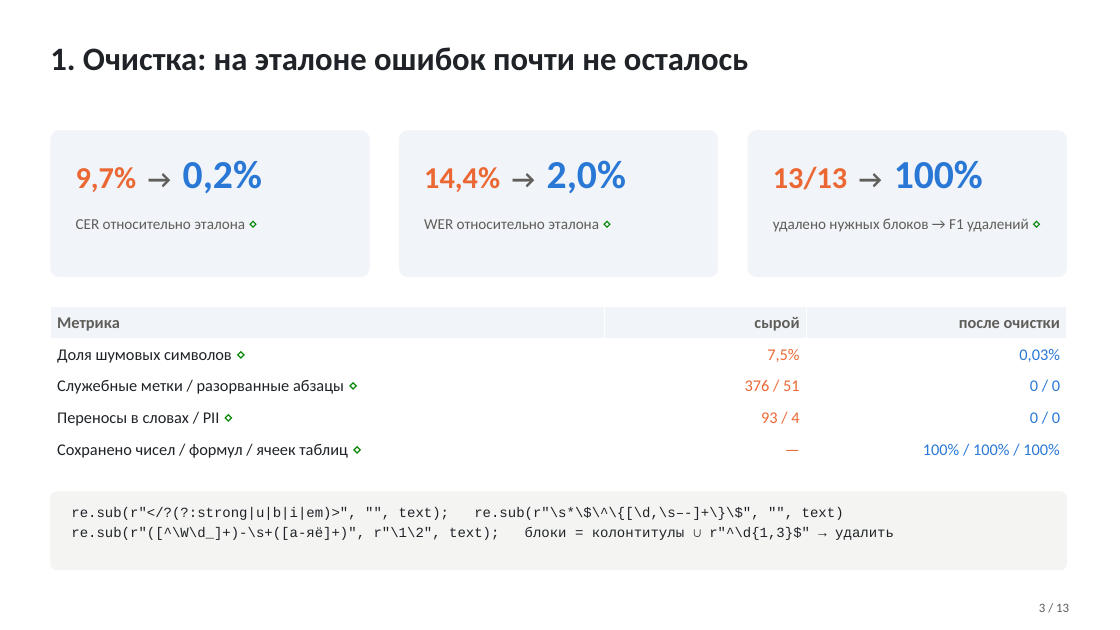
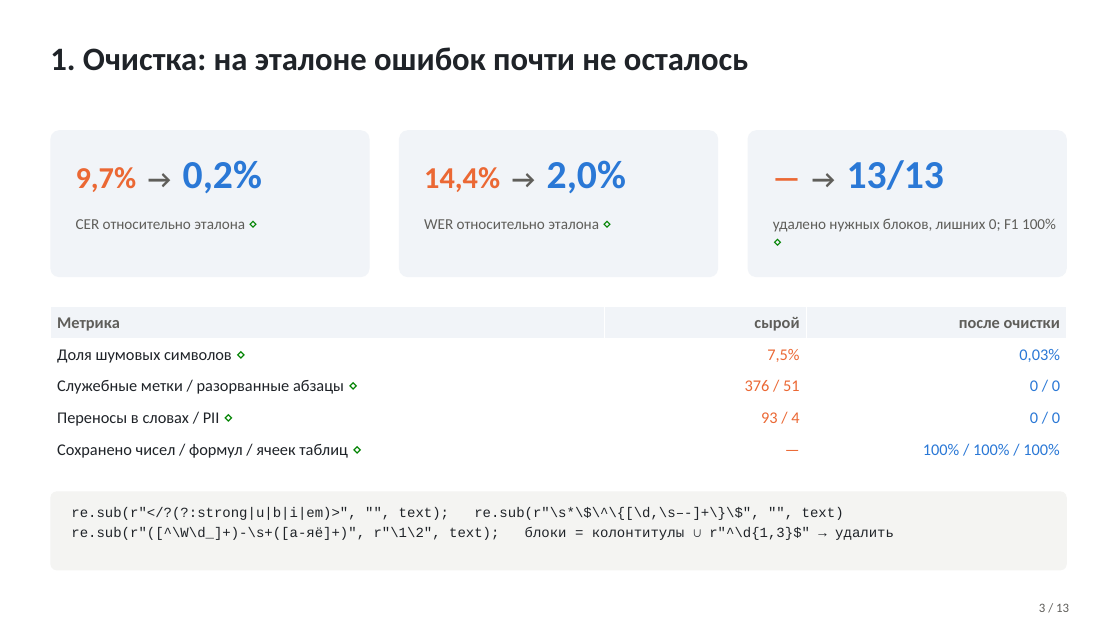
Before and after one commit to TeaDove/mam-26-1, a slide deck: slide 3 of 1-graph/lab-2/results/presentation.pptx. Drawn at 1120x630 pixels with LibreOffice and Linux fonts; fonts in the diff are those of the drawing. Boxes give left, top, right and bottom in pixels: in the first picture for what was removed or moved away, otherwise in the second. Text is boxed around its words. In the diff, an @@ line names an element or a change of style, - is before the commit and + after.

```diff
--- a/1-graph/lab-2/results/presentation.pptx
+++ b/1-graph/lab-2/results/presentation.pptx
@@ text at (x1=847, y1=160, x2=944, y2=190): text changed; size 26 to 34 pt; text colour #EB6834 to #2A78D6 @@
-13/13 → 100%
+— → 13/13
@@ text at (x1=773, y1=218, x2=1056, y2=232): text changed @@
-удалено нужных блоков → F1 удалений ⋄
+удалено нужных блоков, лишних 0; F1 100% ⋄
```
Also in this commit, not shown: 3 other slides changed, 4 other files.
